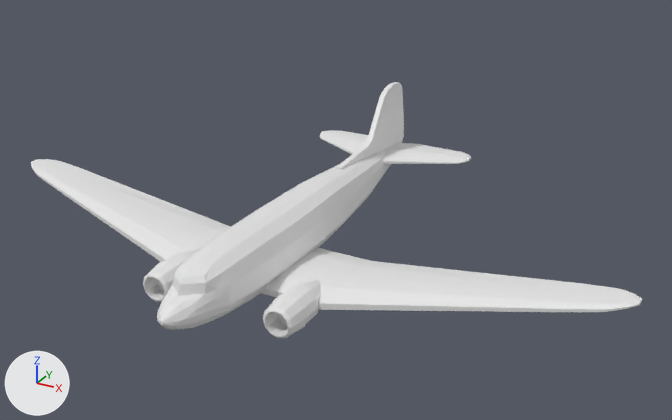
The Blender file dc3.blend: old version first, new version second.
Both versions are drawn from a 50 mm camera at (21.6, -31.7, 19.1) aimed at (1.5, 4.9, 0.8). Arrows for +X, +Y and +Z are at lower left; the lights stay in place.

In view in the first picture: 'Cylinder', 'Elevator', 'Fuselage', 'Tail', 'Wings'.
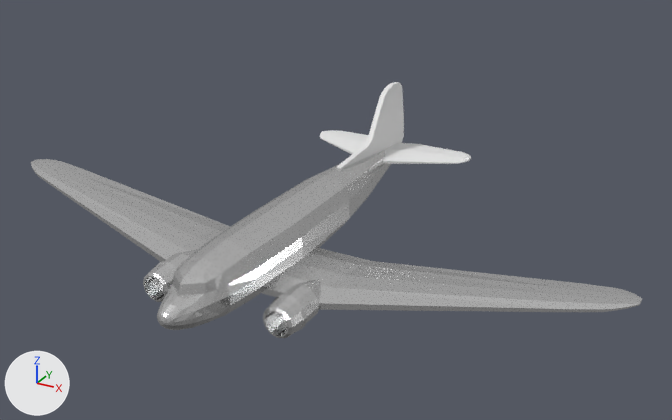
Commit message: Continue modeling

The change, as a list of edits to the scene's bpy script:
```text
Add mat_chrome:
    mat_chrome = principled_material('Chrome')
    mat_chrome.base_color = (0.8, 0.8, 0.8)  # white #e7e7e7
    mat_chrome.metallic = 1.0
    mat_chrome.roughness = 0.231
Change me_cylinder_001:
    used by ob_fuselage; location = (0.0, -5.84, 0.0); rotation_euler = (1.571, 0.0, 0.0), in degrees (90, 0, 0)
    remove me_cylinder_001.from_pydata(...)  # 129 vertices, 99 faces, 9 loose edges; spans x 0.0..1.5, y -1.5..1.8, z -21.0..0.9
    add me_cylinder_001.from_pydata(...)  # 138 vertices, 116 faces; spans x 0.0..1.5, y -1.5..1.8, z -21.0..0.9
    me_cylinder_001 part 1
    15 faces are deleted
    9 loose edges are deleted
    9 vertices in x 0.7..1.5, y -0.3..0.7, z -15.5..0.3 move by (0.0, -0.1, 0.0)
    3 vertices in x 0.0..1.4, y -0.3..1.8, z -11.6 move by (0.0, 0.0, -0.7)
    12 vertices move from x 0.0..1.3, y -1.2..1.4, z -15.5..-0.6 to x 0.0..1.4, y -1.1..1.4, z -15.5..-0.6
    9 vertices are added at x 0.0..0.3, y -0.2..0.3, z 0.8
    32 new faces join them
    add me_cylinder_001.materials.append(mat_chrome)  # white #e7e7e7
Change me_cube:
    where me_cube.from_pydata(...)  # 90 vertices, 84 faces; spans x 0.0..16.6, y -1.2..3.8, z -1.4..0.8
    add me_cube.materials.append(mat_chrome)  # white #e7e7e7
Change me_cylinder_003:
    where me_cylinder_003.from_pydata(...)  # 120 vertices, 110 faces; spans x 2.33..4.09, y -1.73..0.02, z -0.83..3.35
    add me_cylinder_003.materials.append(mat_chrome)  # white #e7e7e7
```

Changed parts and their boxes (x1, y1, x2, y2) in the pictures (672 x 420 px; the box of a moved part takes in the faces that stretch with it):
'Wings', recoloured
    both: (31, 159, 642, 312)
'Cylinder', recoloured
    both: (143, 249, 321, 338)
part 1 of me_cylinder_001, moved or reshaped
    both: (157, 157, 390, 330)
